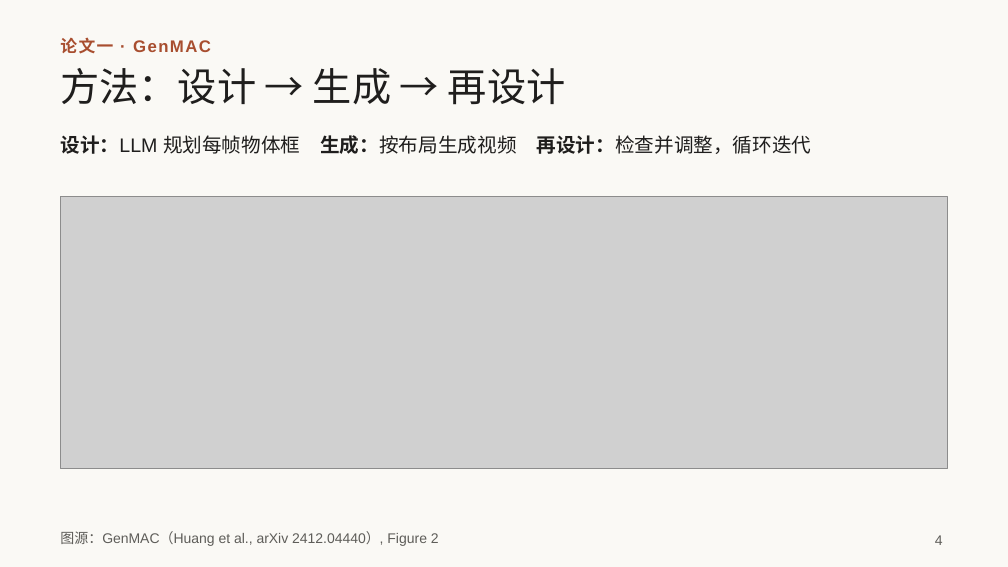
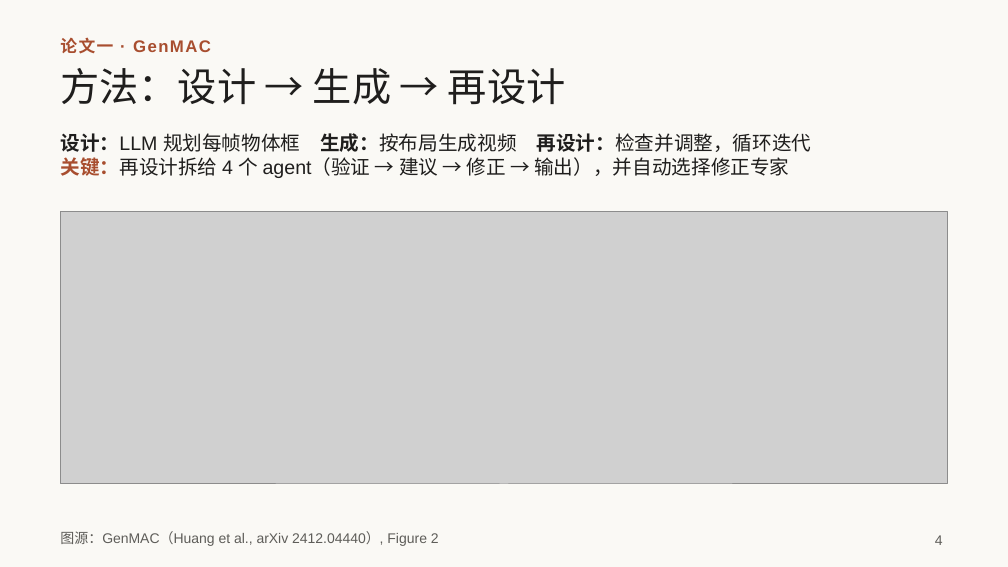
Before and after one commit to irving-2222/ICML, a slide deck: slide 4 of talk/研究分享_从多智能体协作到自进化.pptx. Drawn at 1008x567 pixels with LibreOffice and Linux fonts; fonts in the diff are those of the drawing; grey boxes stand for pictures. Boxes give left, top, right and bottom in pixels: in the first picture for what was removed or moved away, otherwise in the second. Text is boxed around its words. In the diff, an @@ line names an element or a change of style, - is before the commit and + after.

```diff
--- a/talk/研究分享_从多智能体协作到自进化.pptx
+++ b/talk/研究分享_从多智能体协作到自进化.pptx
@@ text at (60, 157, 789, 178): paragraph added @@
+关键：再设计拆给 4 个 agent（验证 → 建议 → 修正 → 输出），并自动选择修正专家
@@ picture: place and size @@
-picture at (60, 197, 948, 469)
+picture at (60, 212, 948, 484)
```
Also in this commit, not shown: 1 slide removed.
